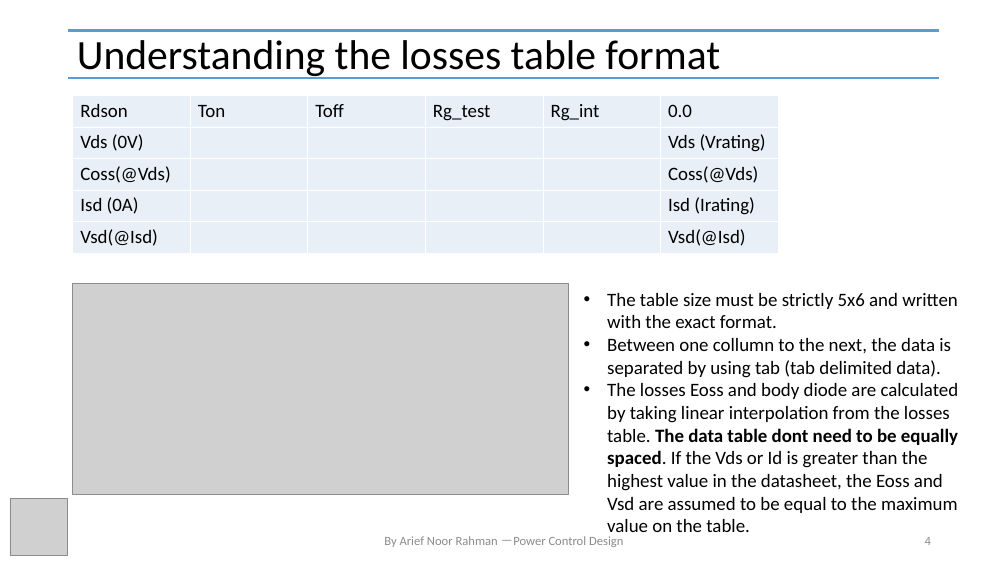
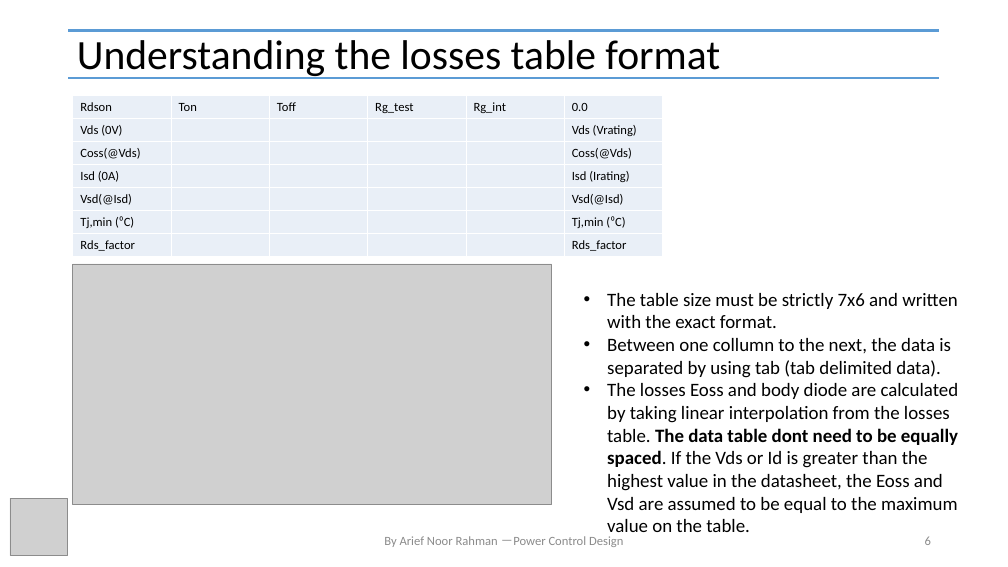
Before and after one commit to physicboy/QSPICE, a slide deck: slide 6 of Ideal PWL Transient Losses Analysis/PWL Losses Analysis.pptx (slide 4 before the commit). Drawn at 1008x567 pixels with LibreOffice and Linux fonts; fonts in the diff are those of the drawing; grey boxes stand for pictures. Boxes give left, top, right and bottom in pixels: in the first picture for what was removed or moved away, otherwise in the second. Text is boxed around its words. In the diff, an @@ line names an element or a change of style, - is before the commit and + after.

```diff
--- a/Ideal PWL Transient Losses Analysis/PWL Losses Analysis.pptx
+++ b/Ideal PWL Transient Losses Analysis/PWL Losses Analysis.pptx
@@ table at [73, 96, 662, 255] @@
+row 6: Tj,min (⁰C) |  |  |  |  | Tj,min (⁰C)
+row 7: Rds_factor |  |  |  |  | Rds_factor
@@ table: place and size @@
-table at [73, 96, 776, 253]
+table at [73, 96, 662, 255]
@@ picture: place and size @@
-picture at [73, 284, 568, 495]
+picture at [73, 264, 551, 504]
@@ text at [607, 293, 958, 328]: text changed @@
-• The table size must be strictly 5x6 and written with the exact format.
+• The table size must be strictly 7x6 and written with the exact format.
@@ page number at [925, 536, 931, 545]: text changed @@
-4
+6
```
Also in this commit, not shown: 3 other slides changed, 3 slides added, 8 other files.
